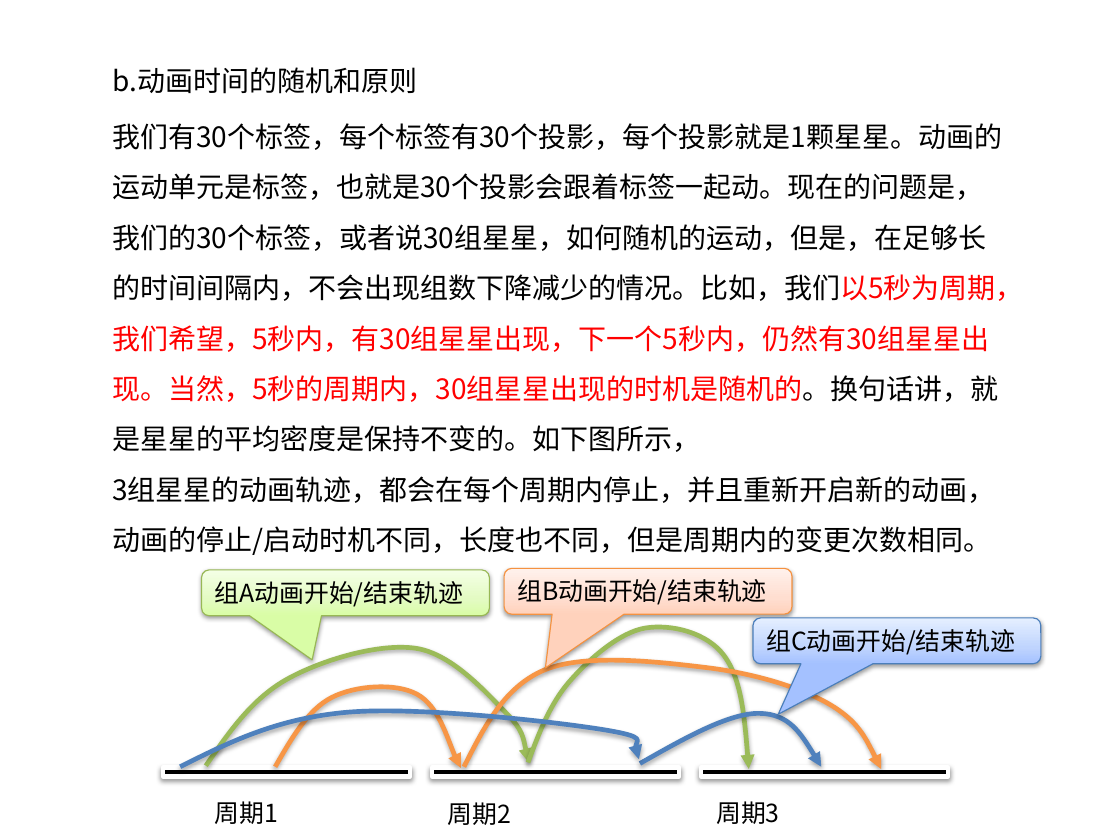
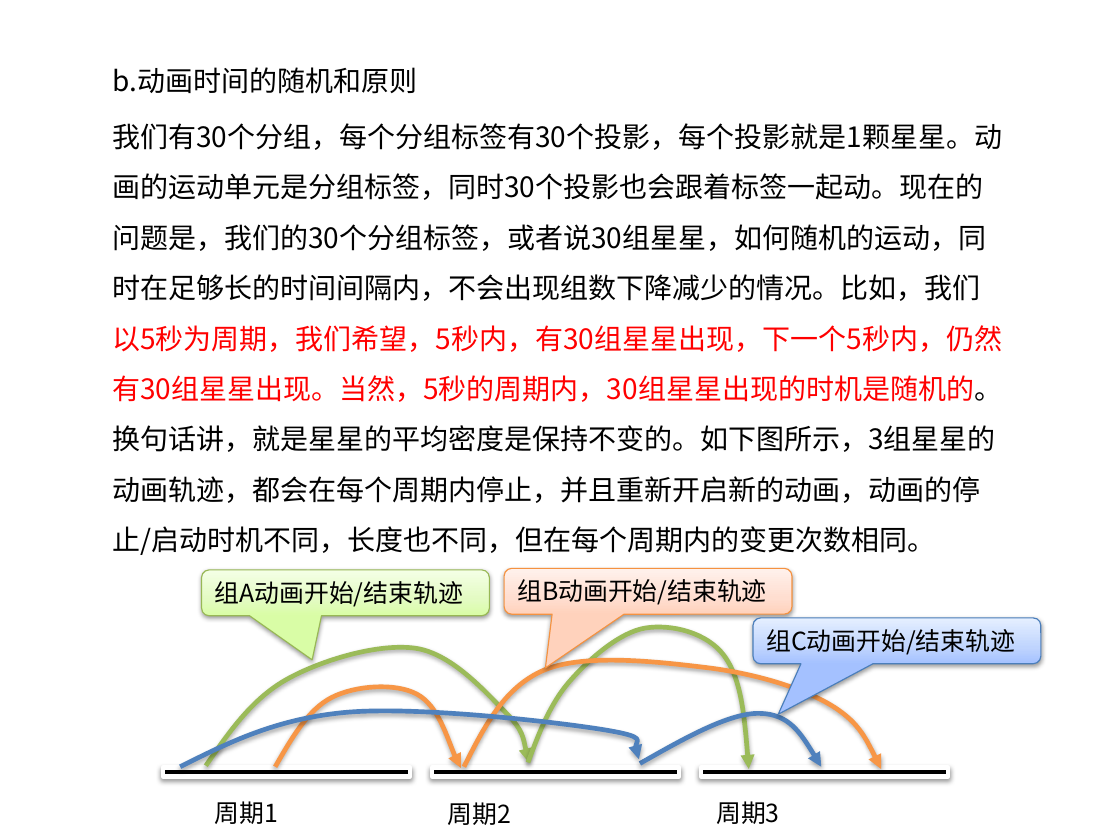
Before and after one commit to kong66/webAni, a slide deck: slide 16 of 4-stars/stars.pptx (slide 14 before the commit). Drawn at 1120x840 pixels with LibreOffice and Linux fonts; fonts in the diff are those of the drawing. Boxes give left, top, right and bottom in pixels: in the first picture for what was removed or moved away, otherwise in the second. Text is boxed around its words. In the diff, an @@ line names an element or a change of style, - is before the commit and + after.

```diff
--- a/4-stars/stars.pptx
+++ b/4-stars/stars.pptx
@@ text at box(112, 123, 1002, 555): text changed @@
-我们有30个标签，每个标签有30个投影，每个投影就是1颗星星。动画的运动单元是标签，也就是30个投影会跟着标签一起动。现在的问题是，我们的30个标签，或者说30组星星，如何随机的运动，但是，在足够长的时间间隔内，不会出现组数下降减少的情况。比如，我们以5秒为周期，我们希望，5秒内，有30组星星出现，下一个5秒内，仍然有30组星星出现。当然，5秒的周期内，30组星星出现的时机是随机的。换句话讲，就是星星的平均密度是保持不变的。如下图所示，
-3组星星的动画轨迹，都会在每个周期内停止，并且重新开启新的动画，动画的停止/启动时机不同，长度也不同，但是周期内的变更次数相同。
+我们有30个分组，每个分组标签有30个投影，每个投影就是1颗星星。动画的运动单元是分组标签，同时30个投影也会跟着标签一起动。现在的问题是，我们的30个分组标签，或者说30组星星，如何随机的运动，同时在足够长的时间间隔内，不会出现组数下降减少的情况。比如，我们以5秒为周期，我们希望，5秒内，有30组星星出现，下一个5秒内，仍然有30组星星出现。当然，5秒的周期内，30组星星出现的时机是随机的。换句话讲，就是星星的平均密度是保持不变的。如下图所示，3组星星的动画轨迹，都会在每个周期内停止，并且重新开启新的动画，动画的停止/启动时机不同，长度也不同，但在每个周期内的变更次数相同。
```
Also in this commit, not shown: 8 other slides changed, 2 slides added, 5 other files.
